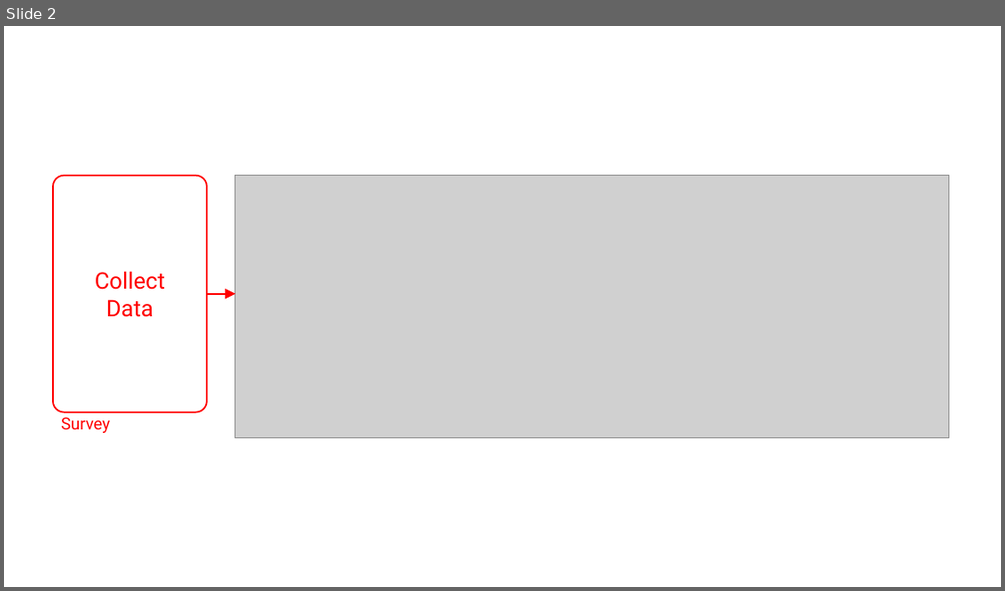
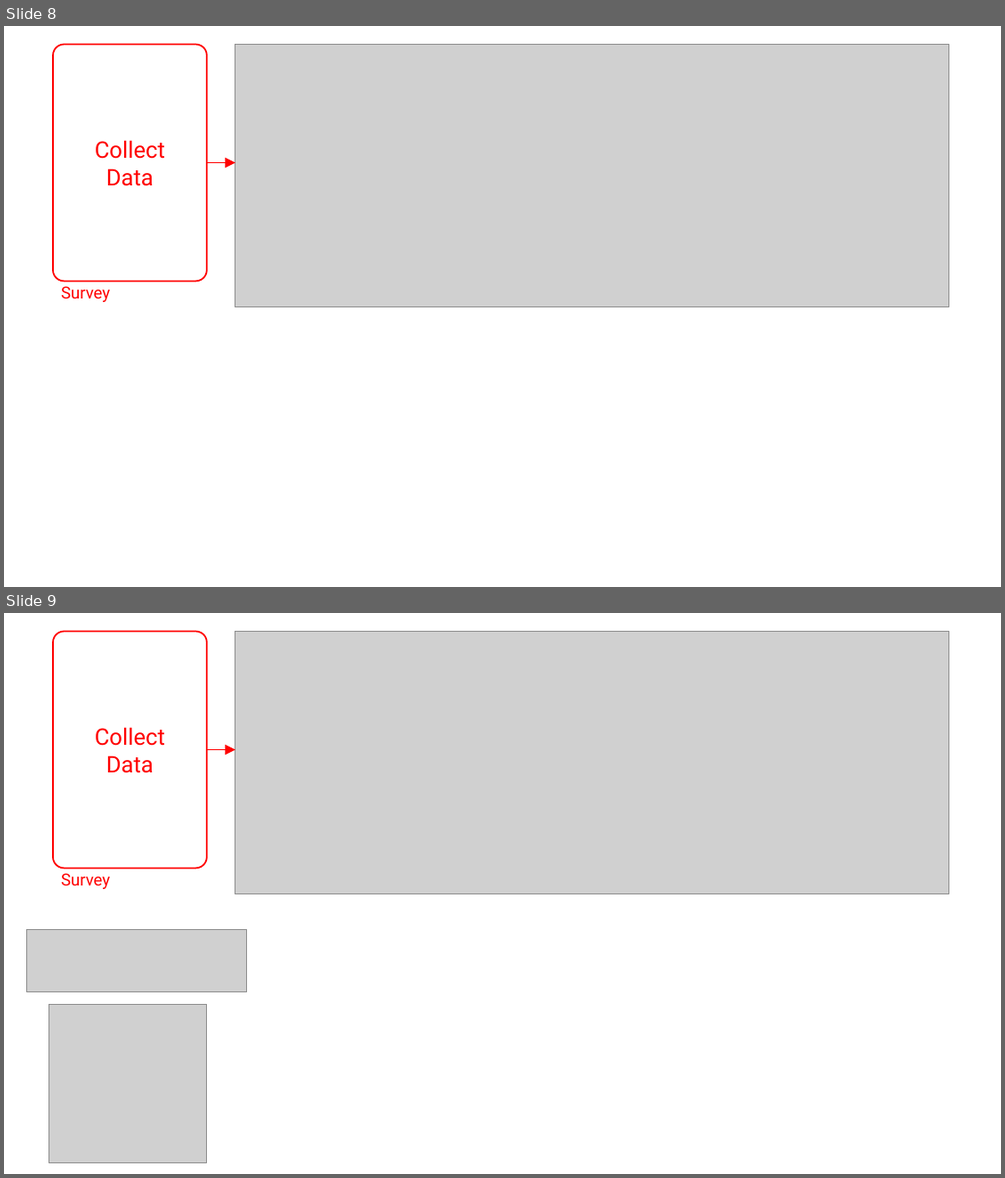
Before and after one commit to jhelvy/2025-posit-conf-surveydown, a slide deck: images/images.pptx. Shown one above the other, each under a label of ours: slide 2 before the commit, slides 8 and 9 after it. The pictures are 1005x591 and 1005x1178 pixels, drawn with LibreOffice and Linux fonts; fonts in the diff are those of the drawing; grey boxes stand for pictures. Boxes give left, top, right and bottom in pixels: in the first picture for what was removed or moved away, otherwise in the second. Text is boxed around its words. In the diff, an @@ line names an element or a change of style, - is before the commit and + after.

```diff
--- a/images/images.pptx
+++ b/images/images.pptx
@@ slide 9 added at (4,613,1001,1174), background #FFFFFF @@
@@ rounded rectangle added at (53,631,208,868), outline #FF0000 1.5 pt, 22 pt, text #FF0000 @@
+Collect
+Data
@@ picture added at (235,631,948,893) @@
@@ arrow added from (207, 750) to (235, 750), #FF0000 1.5 pt @@
@@ text added at (61,873,110,889), 16 pt, text #FF0000 @@
+Survey
@@ picture added at (26,929,246,992) @@
@@ picture added at (48,1004,207,1162) @@
@@ what was slide 2 is now slide 8 @@
@@ slide 8 changed as well @@
@@ rounded rectangle "Collect": place and size @@
-rounded rectangle "Collect" at (53,176,208,412)
+rounded rectangle "Collect" at (53,44,208,281)
@@ picture: place and size @@
-picture at (235,176,948,438)
+picture at (235,44,948,306)
@@ arrow moved from (207, 294) - (235, 294) to (207, 163) - (235, 163) @@
@@ text "Survey": place and size @@
-text "Survey" at (61,417,110,433)
+text "Survey" at (61,286,110,302)
```
Also in this commit, not shown: 8 other slides added, 1 slide removed, 14 other files.
